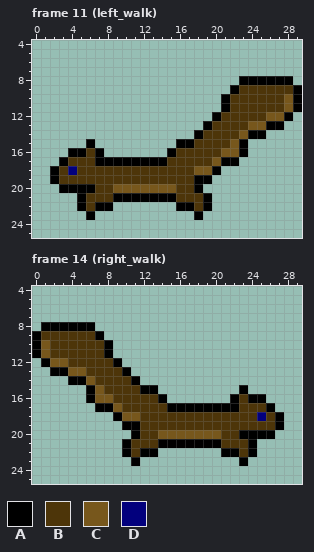
One commit to this pixel-art file: art/squirrel/squirrel.ase. The picture above was drawn from the file before the commit.
30x30 pixels, 20 frames. Shown: frame 11 (left_walk): x 0..29, y 4..25; frame 14 (right_walk): x 0..29, y 4..25. The commit also changed other frames, which this record leaves out.
Palette (. is transparent): A #000000  B #4d3509  C #77571c  D #02007d
Pixels before, frame 11 (left_walk), first column x 2:
 8 .....................AAAAAA.
 9 ....................ABBBBBBA
10 ...................ABBBBBBCA
11 ...................ABBBBBBCA
12 ..................ABBBBBCCA.
13 .................ABBBBCCAA..
14 ................ABBBBCAA....
15 ....A.........AABBBBCA......
16 ..AABA.......ABBBBBCCA......
17 .ABBBAAAAAAAABBBBBCAA.......
18 ABDBBBBBBBBBBBBBCCA.........
19 ABBBBBBBBBBBBBBBAA..........
20 .AAAABBCCCCCCCBBA...........
21 ...ABBBAAAAAAABBBA..........
22 ...ABAA.......AABA..........
23 ....A...........A...........
Pixels before, frame 14 (right_walk), first column x 0:
 8 .AAAAAA.....................
 9 ABBBBBBA....................
10 ACBBBBBBA...................
11 ACBBBBBBA...................
12 .ACCBBBBBA..................
13 ..AACCBBBBA.................
14 ....AACBBBBA................
15 ......ACBBBBAA.........A....
16 ......ACCBBBBBA.......ABAA..
17 .......AACBBBBBAAAAAAAABBBA.
18 .........ACCBBBBBBBBBBBBBDBA
19 ..........AABBBBBBBBBBBBBBBA
20 ...........ABBCCCCCCCBBAAAA.
21 ..........ABBBAAAAAAABBBA...
22 ..........ABAA.......AABA...
23 ...........A...........A....
New version:
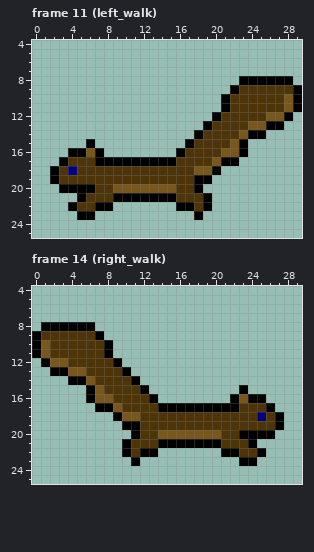
Commit message: squirrel frames touchup
Difference:
Frame 11 (left_walk):
y 15: x 16 A -> .
y 16: x 6 B -> C; x 15..16 AB -> .A
y 17: x 15 B -> A
y 22: x 4..5 .A -> AB
y 23: x 5 . -> A
Frame 14 (right_walk):
y 15: x 13 A -> .
y 16: x 13..14 BA -> A.; x 23 B -> C
y 17: x 14 B -> A
y 22: x 24..25 A. -> BA
y 23: x 24 . -> A
